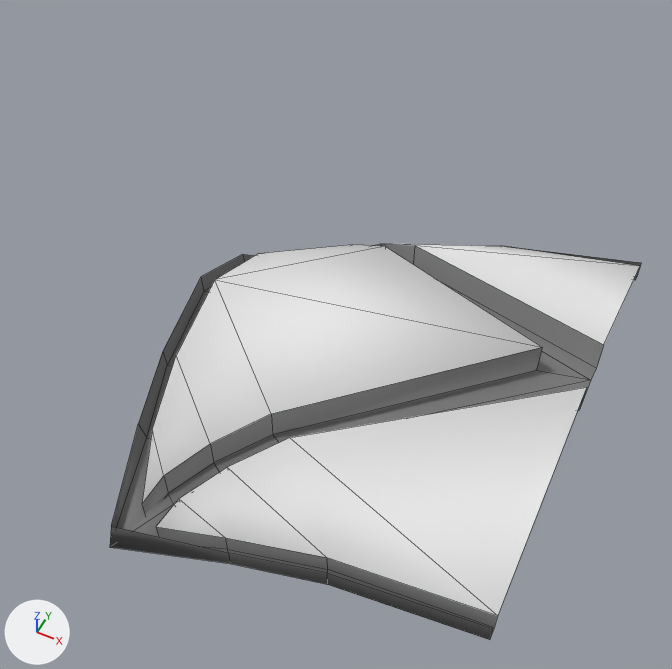
The FBX model Assets/Zian/SceneModel/newscene/ArchT4.fbx: old version first, new version second.
Before and after are seen from a camera (50 mm lens) standing at (-25.3, 7.2, 79.6) and looking at (-36.9, 30.4, 50.6). The lights are fixed; the arrows at lower left show +X, +Y and +Z. Mesh edges are drawn as thin lines. Where no turn or scale is listed for an object, it has been applied to the vertices.

The older version as bpy lines, for what is in view:
```python
me_circle_007 = bpy.data.meshes.new('Circle.007')
me_circle_007.from_pydata(...)  # 93 vertices, 84 faces; spans x 0.0..17.0, y -9.5..9.5, z -7.2..4.7
# faces by material slot: [16, 68]
me_circle_007.materials.append(mat_material_001)  # white #e7e7e7
me_circle_007.materials.append(mat_material_002)  # grey #757575
# before: 0 (0.0, 8.9, -5.9), 3 (0.0, 3.4, 0.1) at pixel (242, 254), 5 (0.0, 5.8, -2.1), 43 (0.0, -8.9, -5.9) at pixel (111, 526), 45 (0.0, 0.0, 1.6) at pixel (200, 276)
# before: 47 (0.0, -3.4, 0.1) at pixel (162, 351), 49 (0.0, -5.8, -2.1) at pixel (138, 423), 64 (1.4, -8.1, -4.3) at pixel (141, 504), 69 (0.0, -9.4, -7.0) at pixel (109, 547), 78 (1.4, -8.1, -5.6)
ob_circle_017 = bpy.data.objects.new('Circle.017', me_circle_007)
ob_circle_017.location = (-43.63, 30.58, 49.21)
```
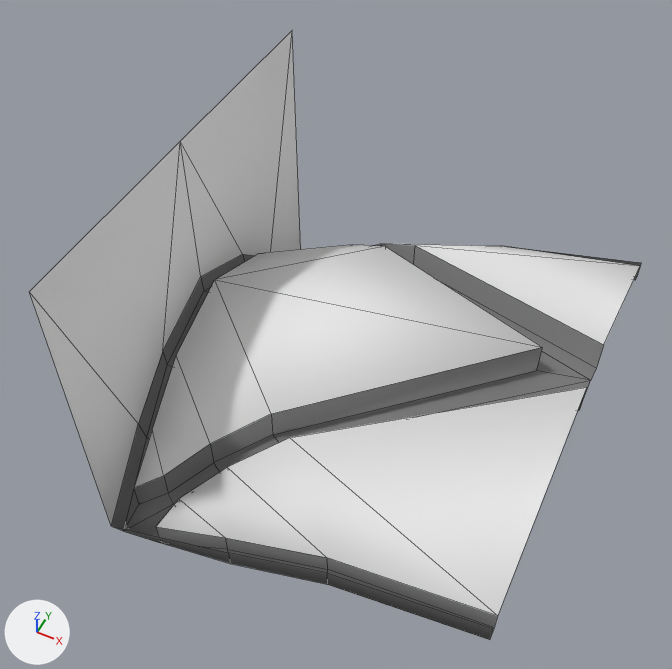
Where the newer file only moved an object's origin or applied its transform, the numbers keep the older frame.

Patch to the scene script:
```diff
--- a/Assets/Zian/SceneModel/newscene/ArchT4.fbx.py
+++ b/Assets/Zian/SceneModel/newscene/ArchT4.fbx.py
@@ me_circle_007 @@
 me_circle_007.from_pydata(...)  # 93 vertices, 84 faces; spans x 0.0..17.0, y -9.5..9.5, z -7.2..4.7
 # used by ob_circle_017; location = (-43.63, 30.58, 49.21)
 # verts and faces of me_circle_007; kept vertices keep their numbers, new ones are numbered from 93
+# me_circle_007 part 1
+verts[64] = (0.8, -7.8, -3.9)  # moved, pixel (133, 488)
+verts[78] = (0.8, -7.8, -5.2)  # moved, pixel (138, 504)
+verts[69] = (0.0, -8.4, -7.2)  # moved, pixel (123, 531)
+verts[93] = (0.0, 8.9, 8.8)  # pixel (292, 30)
+verts[94] = (0.0, 0.0, 8.8)  # pixel (180, 141)
+verts[95] = (0.0, -8.9, 8.8)  # pixel (29, 291)
+faces += [(3, 45, 94), (3, 94, 93, 5), (0, 5, 93), (45, 47, 94), (47, 49, 95, 94), (43, 95, 49)]  # mat_material_001 (white #e7e7e7)
 me_circle_007.materials.append(mat_material_001)
```

Pixel boxes (x1, y1, x2, y2) of what changed, in the pictures (672 x 669 px):
'Circle.017', reshaped (15% wider, 54% taller)
    before: (110, 244, 641, 640)
    after: (29, 31, 641, 640)
part 1 of me_circle_007, built on
    before: (110, 424, 230, 564)
    after: (29, 31, 301, 563)
